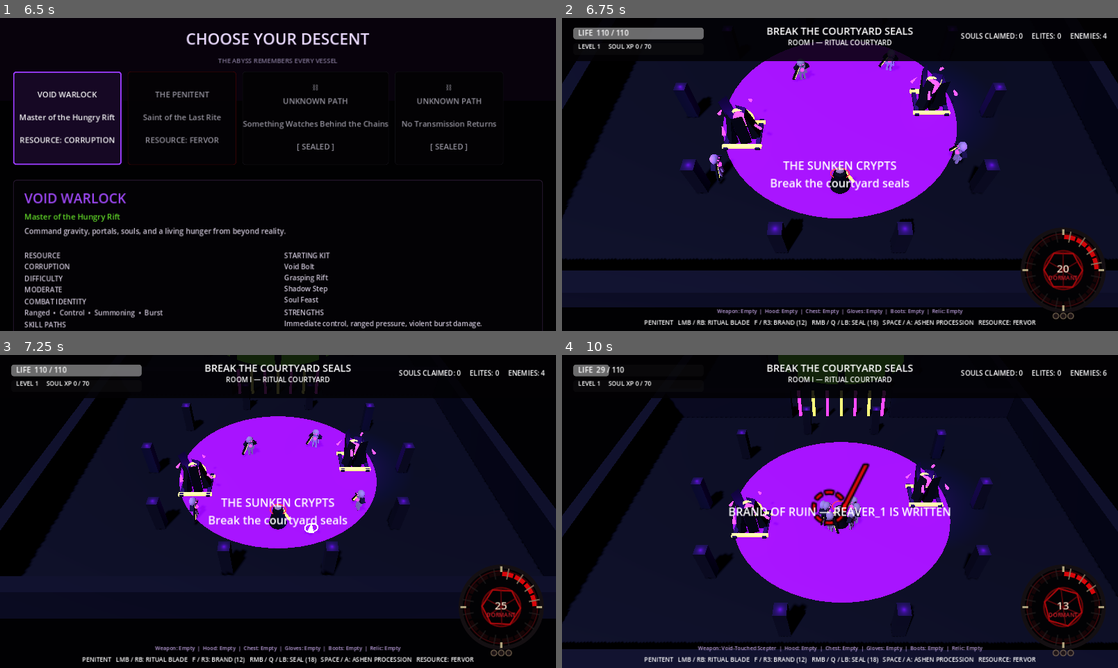
Above: before the commit, frames 1-4 (two rows, left to right).
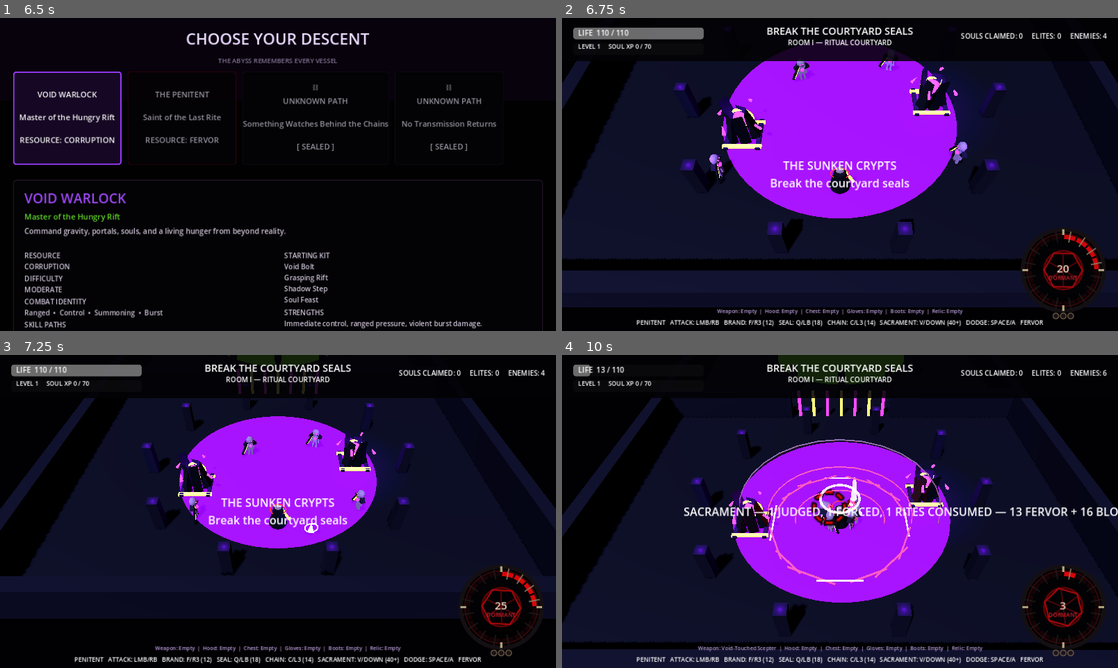
Above: after the commit, the same moments.

Repository: D3MISEarch/ABYSSFALL
Game: Godot game, scene res://main.tscn
The game is run twice, just before and just after one commit, with the same random seed, the same clock (stepped at 60 frames per second) and the same inputs.
Inputs (mouse positions are in pixels of both pictures, inside the frame that each line leads up to):
- Up to frame 1 (6.5 s): click "VOID WARLOCK Master of the Hu…" at 0.5 s; tap Enter (ui_accept) at 1.25, 1.52, 4.52 s; move the mouse to (400, 158) at 1.27 s; hold D (move_right) 1.28-2 s; tap V at 1.35, 3.05, 4.55, 6.05 s; click (400, 158) at 1.42 s; drag from (166, 190) to (250, 237) at 2.02 s; move the mouse to (333, 105) at 2.77 s; hold D (move_right) 2.78-3.5 s; tap 1 (choose_1) at 2.85 s; drag from (250, 237) to (111, 127) at 3.52 s; move the mouse to (444, 221) at 4.27 s; hold A (move_left) 4.28-5 s; tap 3 (choose_3) at 4.35 s; drag from (111, 127) to (194, 96) at 5.02 s; tap R (restart) at 5.75 s; move the mouse to (305, 174) at 5.77 s; hold S (move_back) from 5.78 s (still down); tap E (interact) at 5.85 s; click (305, 174) at 5.92 s
- Up to frame 2 (6.75 s): release S (move_back) at 6.5 s; click "THE PENITENT Saint of the Las…" at 6.5 s
- Up to frame 3 (7.25 s): no input
- Up to frame 4 (10 s): drag from (756, 433) to (728, 527) at 7.27 s; move the mouse to (962, 495) at 8.02 s; hold W (move_forward) 8.03-8.75 s; tap V at 8.1, 9.8 s; tap Enter (ui_accept) at 8.27 s; drag from (728, 527) to (812, 574) at 8.77 s; move the mouse to (895, 442) at 9.52 s; hold S (move_back) from 9.53 s (still down); tap F at 9.6 s

Frame 1 is identical in both runs. In frame 2, 0.9% of the frame differs, in the area x 13-87%, y 96-99%; in frame 3, 0.9%; in frame 4, 4.0%, in the area x 4-100%, y 3-99%.

Commit message:
Implement Penitent Sacrament ritual cashout
Adds Fervor-and-blood Sacrament payment, forced Rite completion, Rite detonation and consumption, seal collapse, boss-safe scaling, visuals, docs, and Godot 4.4.1 validation.

Diff:
--- /dev/null
+++ b/scripts/characters/penitent/sacrament_controller.gd
@@ -0,0 +1,269 @@
+extends Node
+class_name SacramentController
+
+const RULES = preload("res://scripts/characters/penitent/sacrament_rules.gd")
+const VISUAL_SCRIPT = preload("res://scripts/characters/penitent/sacrament_visual.gd")
+
+var caster: CharacterBody3D
+var cooldown_remaining := 0.0
+
+
+func bind_to(new_caster: CharacterBody3D) -> void:
+	caster = new_caster
+	process_priority = 95
+	set_process(true)
+	set_process_unhandled_input(true)
+
+
+func _process(delta: float) -> void:
+	cooldown_remaining = maxf(cooldown_remaining - delta, 0.0)
+
+
+func _unhandled_input(event: InputEvent) -> void:
+	if not is_instance_valid(caster) or not bool(caster.get("alive")) or get_tree().paused:
+		return
+	var requested_sacrament := false
+	if event is InputEventKey:
+		var key_event := event as InputEventKey
+		requested_sacrament = (
+			key_event.pressed
+			and not key_event.echo
+			and (key_event.physical_keycode == KEY_V or key_event.keycode == KEY_V)
+		)
+	elif event is InputEventJoypadButton:
+		var button_event := event as InputEventJoypadButton
+		requested_sacrament = (
+			button_event.pressed
+			and button_event.button_index == JOY_BUTTON_DPAD_DOWN
+		)
+	if not requested_sacrament:
+		return
+	_cast_sacrament()
+	get_viewport().set_input_as_handled()
+
+
+func get_snapshot() -> Dictionary:
+	return {
+		"cooldown": cooldown_remaining,
+		"cost": RULES.FERVOR_COST,
+		"radius": RULES.CAST_RADIUS,
+	}
+
+
+func _cast_sacrament() -> void:
+	if cooldown_remaining > 0.0:
+		_emit_message("SACRAMENT REFORMS IN %.1f" % cooldown_remaining)
+		return
+
+	var sigils := _get_relevant_sigils()
+	var targets := _collect_targets(sigils)
+	if targets.is_empty() and sigils.is_empty():
+		_emit_message("SACRAMENT FINDS NO RITE TO COMPLETE")
+		return
+	if not caster.has_method("quote_sacrament_cost") or not caster.has_method("commit_sacrament_cost"):
+		_emit_message("SACRAMENT HAS NO PRICE BINDING")
+		return
+
+	var quote: Dictionary = caster.quote_sacrament_cost(RULES.FERVOR_COST)
+	if not bool(quote.get("can_cast", false)):
+		_emit_message("THE BODY CANNOT SURVIVE SACRAMENT")
+		return
+	var committed: Dictionary = caster.commit_sacrament_cost(RULES.FERVOR_COST)
+	if not bool(committed.get("can_cast", false)):
+		_emit_message("SACRAMENT PAYMENT FAILED")
+		return
+
+	var health_percent_paid := int(committed.get("health_percent", 0))
+	var health_cost := int(committed.get("health_cost", 0))
+	var fervor_spent := float(committed.get("fervor_spent", 0.0))
+	var completed_rites := 0
+	for target_data in targets:
+		if int(target_data.get("mark_state", 0)) > 0:
+			completed_rites += 1
+
+	var visual := _spawn_visual(
+		RULES.get_visual_intensity(health_percent_paid, completed_rites)
+	)
+	for sigil in sigils:
+		if not is_instance_valid(sigil):
+			continue
+		if is_instance_valid(visual):
+			visual.spawn_sigil_collapse(
+				sigil.global_position,
+				float(sigil.get("radius")) if sigil.get("radius") != null else 3.4
+			)
+		if sigil.has_method("dismiss"):
+			sigil.dismiss("sacrament")
+
+	var struck_count := 0
+	var consumed_count := 0
+	var forced_count := 0
+	for target_data in targets:
+		var enemy := target_data.get("enemy") as Node3D
+		if not is_instance_valid(enemy) or not enemy.has_method("take_damage"):
+			continue
+		if enemy.get("alive") != null and not bool(enemy.get("alive")):
+			continue
+
+		var mark_state := int(target_data.get("mark_state", 0))
+		var branded := bool(target_data.get("branded", false))
+		var inside_sigil := bool(target_data.get("inside_sigil", false))
+		var boss_safe := bool(target_data.get("boss_safe", false))
+		var mark := enemy.get_node_or_null("RiteMark")
+		if RULES.should_force_complete(mark_state) and is_instance_valid(mark):
+			if mark.has_method("complete_rite"):
+				mark.complete_rite()
+				forced_count += 1
+
+		var damage := RULES.get_damage(
+			mark_state,
+			branded,
+			inside_sigil,
+			health_percent_paid,
+			boss_safe
+		)
+		enemy.take_damage(damage)
+		struck_count += 1
+		if is_instance_valid(visual):
+			visual.spawn_judgment(enemy.global_position, mark_state > 0, branded)
+
+		if mark_state > 0 and is_instance_valid(mark) and mark.has_method("consume_rite"):
+			if bool(mark.consume_rite()):
+				consumed_count += 1
+		elif mark_state <= 0 and inside_sigil:
+			_apply_partial_mark(enemy)
+
+	cooldown_remaining = RULES.COOLDOWN
+	if caster.has_method("set_combat_active"):
+		caster.set_combat_active(true)
+	_emit_sacrament_result(
+		struck_count,
+		forced_count,
+		consumed_count,
+		fervor_spent,
+		health_cost,
+		health_percent_paid
+	)
+
+
+func _collect_targets(sigils: Array[Node]) -> Array[Dictionary]:
+	var targets: Array[Dictionary] = []
+	for candidate in get_tree().get_nodes_in_group("enemies"):
+		var enemy := candidate as Node3D
+		if not is_instance_valid(enemy) or not enemy.has_method("take_damage"):
+			continue
+		if enemy.get("alive") != null and not bool(enemy.get("alive")):
+			continue
+
+		var mark_state := 0
+		var branded := false
+		var boss_safe := false
+		var mark := enemy.get_node_or_null("RiteMark")
+		if is_instance_valid(mark) and mark.has_method("get_snapshot"):
+			var snapshot: Dictionary = mark.get_snapshot()
+			mark_state = int(snapshot.get("state", 0))
+			branded = bool(snapshot.get("branded", false))
+			boss_safe = bool(snapshot.get("boss_safe", false))
+
+		var inside_sigil := _is_inside_any_sigil(enemy.global_position, sigils)
+		var in_cast_radius := RULES.is_in_cast_radius(
+			caster.global_position,
+			enemy.global_position
+		)
+		if not (in_cast_radius or inside_sigil):
+			continue
+		if not RULES.is_eligible(mark_state, inside_sigil):
+			continue
+		targets.append(
+			{
+				"enemy": enemy,
+				"mark_state": mark_state,
+				"branded": branded,
+				"inside_sigil": inside_sigil,
+				"boss_safe": boss_safe,
+			}
+		)
+	return targets
+
+
+func _get_relevant_sigils() -> Array[Node]:
+	var result: Array[Node] = []
+	if not is_instance_valid(caster):
+		return result
+	var roster = caster.get("sigil_roster")
+	if roster == null or not roster.has_method("get_active_sigils"):
+		return result
+	for candidate in roster.get_active_sigils():
+		var sigil := candidate as Node3D
+		if not is_instance_valid(sigil):
+			continue
+		var radius := float(sigil.get("radius")) if sigil.get("radius") != null else 3.4
+		if RULES.is_in_cast_radius(
+			caster.global_position,
+			sigil.global_position,
+			RULES.CAST_RADIUS + radius
+		):
+			result.append(sigil)
+	return result
+
+
+func _is_inside_any_sigil(position_value: Vector3, sigils: Array[Node]) -> bool:
+	for candidate in sigils:
+		var sigil := candidate as Node3D
+		if not is_instance_valid(sigil):
+			continue
+		var radius := float(sigil.get("radius")) if sigil.get("radius") != null else 3.4
+		var offset := position_value - sigil.global_position
+		offset.y = 0.0
+		if offset.length() <= radius:
+			return true
+	return false
+
+
+func _apply_partial_mark(enemy: Node3D) -> void:
+	if not is_instance_valid(caster) or not caster.has_method("get_or_create_rite_mark"):
+		return
+	if not is_instance_valid(enemy):
+		return
+	if enemy.get("alive") != null and not bool(enemy.get("alive")):
+		return
+	var mark = caster.get_or_create_rite_mark(enemy)
+	if is_instance_valid(mark) and mark.has_method("apply_partial"):
+		mark.apply_partial(1)
+
+
+func _spawn_visual(visual_intensity: float) -> SacramentVisual:
+	var scene_root := get_tree().current_scene
+	if not is_instance_valid(scene_root):
+		scene_root = caster.get_parent()
+	if not is_instance_valid(scene_root):
+		return null
+	var visual := VISUAL_SCRIPT.new() as SacramentVisual
+	visual.name = "SacramentVisual"
+	visual.configure(visual_intensity)
+	scene_root.add_child(visual)
+	visual.global_position = caster.global_position
+	visual.global_position.y = 0.07
+	return visual
+
+
+func _emit_sacrament_result(
+	struck_count: int,
+	forced_count: int,
+	consumed_count: int,
+	fervor_spent: float,
+	health_cost: int,
+	health_percent_paid: int
+) -> void:
+	var payment := "%d FERVOR" % int(round(fervor_spent))
+	if health_cost > 0:
+		payment += " + %d BLOOD (%d%%)" % [health_cost, health_percent_paid]
+	_emit_message(
+		"SACRAMENT — %d JUDGED, %d FORCED, %d RITES CONSUMED — %s"
+		% [struck_count, forced_count, consumed_count, payment]
+	)
+
+
+func _emit_message(text: String) -> void:
+	if is_instance_valid(caster) and caster.has_signal("ability_message"):
+		caster.emit_signal("ability_message", text)
--- /dev/null
+++ b/scripts/characters/penitent/sacrament_rules.gd
@@ -0,0 +1,63 @@
+extends RefCounted
+class_name SacramentRules
+
+const FERVOR_COST := 40.0
+const COOLDOWN := 8.0
+const CAST_RADIUS := 6.5
+const SIGIL_COLLAPSE_BONUS := 6
+const BRAND_BONUS := 8
+
+
+static func is_in_cast_radius(origin: Vector3, target: Vector3, radius: float = CAST_RADIUS) -> bool:
+	var offset := target - origin
+	offset.y = 0.0
+	return offset.length() <= maxf(radius, 0.1)
+
+
+static func is_eligible(mark_state: int, inside_active_sigil: bool) -> bool:
+	return mark_state > 0 or inside_active_sigil
+
+
+static func should_force_complete(mark_state: int) -> bool:
+	return mark_state > 0 and mark_state < 3
+
+
+static func get_damage(
+	mark_state_before_cast: int,
+	branded: bool,
+	inside_active_sigil: bool,
+	health_percent_paid: int,
+	boss_safe: bool
+) -> int:
+	var base_damage := 18
+	if mark_state_before_cast >= 3:
+		base_damage = 42
+	elif mark_state_before_cast > 0:
+		base_damage = 30
+	if branded:
+		base_damage += BRAND_BONUS
+	if inside_active_sigil:
+		base_damage += SIGIL_COLLAPSE_BONUS
+	var blood_multiplier := 1.0 + float(clampi(health_percent_paid, 0, 20)) * 0.02
+	var resolved := int(round(float(base_damage) * blood_multiplier))
+	if boss_safe:
+		resolved = int(round(float(resolved) * 0.70))
+	return maxi(resolved, 1)
+
+
+static func get_visual_intensity(health_percent_paid: int, completed_rites: int) -> float:
+	return clampf(
+		1.0 + float(clampi(health_percent_paid, 0, 20)) * 0.045 + float(maxi(completed_rites, 0)) * 0.08,
+		1.0,
+		3.2
+	)
+
+
+static func get_stagger_duration(mark_state_before_cast: int, boss_safe: bool) -> float:
+	if boss_safe:
+		return 0.10
+	if mark_state_before_cast >= 3:
+		return 0.42
+	if mark_state_before_cast > 0:
+		return 0.28
+	return 0.16
--- /dev/null
+++ b/scripts/characters/penitent/sacrament_visual.gd
@@ -0,0 +1,142 @@
+extends Node3D
+class_name SacramentVisual
+
+var intensity := 1.0
+var visual_root: Node3D
+var blood_material: StandardMaterial3D
+var venom_material: StandardMaterial3D
+var bone_material: StandardMaterial3D
+
+
+func configure(new_intensity: float = 1.0) -> void:
+	intensity = clampf(new_intensity, 1.0, 3.2)
+
+
+func _ready() -> void:
+	_build_visual()
+	var tween := create_tween()
+	tween.tween_property(visual_root, "scale", Vector3(1.18, 1.18, 1.18), 0.18).set_trans(Tween.TRANS_BACK)
+	tween.tween_property(visual_root, "scale", Vector3(0.03, 0.03, 0.03), 0.62)
+	tween.tween_callback(queue_free)
+
+
+func spawn_judgment(world_position: Vector3, complete_rite: bool, branded: bool) -> void:
+	if not is_inside_tree():
+		return
+	var root := Node3D.new()
+	root.position = to_local(world_position)
+	root.position.y = 0.08
+	add_child(root)
+
+	var beam := MeshInstance3D.new()
+	var beam_mesh := CylinderMesh.new()
+	beam_mesh.top_radius = 0.075
+	beam_mesh.bottom_radius = 0.22 if complete_rite else 0.14
+	beam_mesh.height = 2.8
+	beam.mesh = beam_mesh
+	beam.position.y = 1.35
+	beam.material_override = venom_material if complete_rite else blood_material
+	root.add_child(beam)
+
+	var ring := MeshInstance3D.new()
+	var torus := TorusMesh.new()
+	torus.inner_radius = 0.48 if branded else 0.34
+	torus.outer_radius = torus.inner_radius + 0.10
+	torus.rings = 22
+	torus.ring_segments = 7
+	ring.mesh = torus
+	ring.rotation_degrees.x = 90.0
+	ring.material_override = blood_material if branded else (venom_material if complete_rite else bone_material)
+	root.add_child(ring)
+
+	var tween := create_tween()
+	tween.tween_property(root, "scale", Vector3(1.65, 1.25, 1.65), 0.22)
+	tween.tween_property(root, "scale", Vector3(0.04, 0.04, 0.04), 0.24)
+	tween.tween_callback(root.queue_free)
+
+
+func spawn_sigil_collapse(world_position: Vector3, radius: float) -> void:
+	if not is_inside_tree():
+		return
+	var ring := MeshInstance3D.new()
+	var torus := TorusMesh.new()
+	var safe_radius := maxf(radius, 0.5)
+	torus.inner_radius = safe_radius * 0.78
+	torus.outer_radius = safe_radius * 0.84
+	torus.rings = 28
+	torus.ring_segments = 7
+	ring.mesh = torus
+	ring.position = to_local(world_position)
+	ring.position.y = 0.10
+	ring.rotation_degrees.x = 90.0
+	ring.material_override = venom_material
+	add_child(ring)
+	var tween := create_tween()
+	tween.tween_property(ring, "scale", Vector3(1.22, 1.22, 1.22), 0.18)
+	tween.tween_property(ring, "scale", Vector3(0.03, 0.03, 0.03), 0.28)
+	tween.tween_callback(ring.queue_free)
+
+
+func _build_visual() -> void:
+	visual_root = Node3D.new()
+	visual_root.name = "SacramentCathedral"
+	add_child(visual_root)
+
+	blood_material = _material(Color(0.92, 0.018, 0.035), true, 0.94)
+	venom_material = _material(Color(0.28, 0.88, 0.055), true, 0.90)
+	bone_material = _material(Color(0.72, 0.66, 0.52), false, 0.88)
+
+	for ratio in [0.42, 0.68, 0.94]:
+		var ring := MeshInstance3D.new()
+		var torus := TorusMesh.new()
+		torus.inner_radius = 6.5 * float(ratio)
+		torus.outer_radius = torus.inner_radius + 0.07
+		torus.rings = 36
+		torus.ring_segments = 7
+		ring.mesh = torus
+		ring.rotation_degrees.x = 90.0
+		ring.position.y = 0.06 + float(ratio) * 0.03
+		ring.material_override = blood_material if float(ratio) < 0.9 else bone_material
+		visual_root.add_child(ring)
+
+	for index in range(16):
+		var angle := TAU * float(index) / 16.0
+		var pillar := MeshInstance3D.new()
+		var pillar_mesh := BoxMesh.new()
+		pillar_mesh.size = Vector3(0.10, 0.055, 2.2 + float(index % 3) * 0.35)
+		pillar.mesh = pillar_mesh
+		pillar.position = Vector3(cos(angle) * 4.15, 0.10, sin(angle) * 4.15)
+		pillar.rotation_degrees.y = -rad_to_deg(angle)
+		pillar.material_override = venom_material if index % 4 == 0 else blood_material
+		visual_root.add_child(pillar)
+
+	var halo := MeshInstance3D.new()
+	var halo_mesh := TorusMesh.new()
+	halo_mesh.inner_radius = 1.05
+	halo_mesh.outer_radius = 1.20
+	halo.mesh = halo_mesh
+	halo.position = Vector3(0.0, 2.2, 0.0)
+	halo.material_override = venom_material
+	visual_root.add_child(halo)
+
+	var light := OmniLight3D.new()
+	light.position = Vector3(0.0, 1.0, 0.0)
+	light.light_color = Color(0.90, 0.02, 0.04)
+	light.light_energy = 4.0 * intensity
+	light.omni_range = 9.0
+	visual_root.add_child(light)
+
+
+func _material(color: Color, glowing: bool, alpha: float = 1.0) -> StandardMaterial3D:
+	var material := StandardMaterial3D.new()
+	var resolved := color
+	resolved.a = clampf(alpha, 0.0, 1.0)
+	material.albedo_color = resolved
+	material.roughness = 0.76
+	if alpha < 1.0:
+		material.transparency = BaseMaterial3D.TRANSPARENCY_ALPHA
+	if glowing:
+		material.emission_enabled = true
+		material.emission = color * 2.8
+		material.emission_energy_multiplier = 3.0 * intensity
+	return material
--- a/scripts/characters/penitent/sigil_roster.gd
+++ b/scripts/characters/penitent/sigil_roster.gd
@@ -44,6 +44,11 @@
 	return removed
 
 
+func get_active_sigils() -> Array[Node]:
+	_prune_invalid()
+	return active_sigils.duplicate()
+
+
 func get_snapshot() -> Dictionary:
 	_prune_invalid()
 	return {
--- a/scripts/characters/penitent_playable.gd
+++ b/scripts/characters/penitent_playable.gd
@@ -3,9 +3,11 @@
 
 const MARTYRS_CHAIN_CONTROLLER_SCRIPT = preload("res://scripts/characters/penitent/martyrs_chain_controller.gd")
 const ASHEN_PROCESSION_CONTROLLER_SCRIPT = preload("res://scripts/characters/penitent/ashen_procession_controller.gd")
+const SACRAMENT_CONTROLLER_SCRIPT = preload("res://scripts/characters/penitent/sacrament_controller.gd")
 
 var martyrs_chain_controller: MartyrsChainController
 var ashen_procession_controller: AshenProcessionController
+var sacrament_controller: SacramentController
 
 
 func _ready() -> void:
@@ -19,3 +21,8 @@
 	ashen_procession_controller.name = "AshenProcessionController"
 	add_child(ashen_procession_controller)
 	ashen_procession_controller.bind_to(self)
+
+	sacrament_controller = SACRAMENT_CONTROLLER_SCRIPT.new() as SacramentController
+	sacrament_controller.name = "SacramentController"
+	add_child(sacrament_controller)
+	sacrament_controller.bind_to(self)
--- a/scripts/core/character_factory.gd
+++ b/scripts/core/character_factory.gd
@@ -46,7 +46,7 @@
 		"tags": ["Hybrid", "Setup", "Area Control", "Risk/Reward"],
 		"difficulty": "High",
 		"skill_branches": ["Brands", "Circles", "Sacrifice"],
-		"abilities": ["Ritual Blade", "Brand of Ruin", "Seal of Binding", "Martyr's Chain", "Ashen Procession"],
+		"abilities": ["Ritual Blade", "Brand of Ruin", "Seal of Binding", "Martyr's Chain", "Ashen Procession", "Sacrament"],
 		"fantasy": "Carve laws into flesh and force reality to obey the completed rite.",
 		"strengths": "Explosive ritual networks, battlefield control, chain reactions.",
 		"risks": "Requires setup and may pay for power with blood.",
--- a/scripts/multiclass_main.gd
+++ b/scripts/multiclass_main.gd
@@ -221,7 +221,7 @@
 		if selected_class_id == "void_warlock":
 			menu_hint_label.text = "I / Y: INVENTORY   T / X: SKILL TREE   E / B: INTERACT   LMB / RB: VOID BOLT   RMB / Q / LB: RIFT   SPACE / A: SHADOW STEP"
 		else:
-			menu_hint_label.text = "PENITENT   LMB / RB: RITUAL BLADE   F / R3: BRAND (12)   RMB / Q / LB: SEAL (18)   SPACE / A: ASHEN PROCESSION   RESOURCE: %s" % resource_name.to_upper()
+			menu_hint_label.text = "PENITENT   ATTACK: LMB/RB   BRAND: F/R3 (12)   SEAL: Q/LB (18)   CHAIN: C/L3 (14)   SACRAMENT: V/DOWN (40+)   DODGE: SPACE/A   %s" % resource_name.to_upper()
 
 
 func _install_penitent_resource_hud() -> void:
--- /dev/null
+++ b/tests/test_sacrament.gd
@@ -0,0 +1,124 @@
+extends SceneTree
+
+const RULES = preload("res://scripts/characters/penitent/sacrament_rules.gd")
+
+var failures := 0
+
+
+func _init() -> void:
+	call_deferred("_run_tests")
+
+
+func _run_tests() -> void:
+	_test_cast_radius()
+	_test_eligibility()
+	_test_forced_completion_rules()
+	_test_damage_profiles()
+	_test_blood_scaling_and_boss_safety()
+	_test_visual_intensity_cap()
+	_test_stagger_profiles()
+
+	if failures > 0:
+		printerr("Sacrament tests failed: %d" % failures)
+		quit(1)
+		return
+	print("Sacrament tests passed.")
+	quit(0)
+
+
+func _test_cast_radius() -> void:
+	_assert_true(
+		RULES.is_in_cast_radius(Vector3.ZERO, Vector3(6.4, 20.0, 0.0)),
+		"Vertical offset does not break Sacrament radius"
+	)
+	_assert_true(
+		not RULES.is_in_cast_radius(Vector3.ZERO, Vector3(6.6, 0.0, 0.0)),
+		"Target outside Sacrament radius is rejected"
+	)
+
+
+func _test_eligibility() -> void:
+	_assert_true(RULES.is_eligible(1, false), "A partial Rite is eligible")
+	_assert_true(RULES.is_eligible(3, false), "A Complete Rite is eligible")
+	_assert_true(RULES.is_eligible(0, true), "An unmarked enemy inside a seal is eligible")
+	_assert_true(not RULES.is_eligible(0, false), "An unmarked unsealed enemy is ignored")
+
+
+func _test_forced_completion_rules() -> void:
+	_assert_true(not RULES.should_force_complete(0), "Empty mark is not force-completed")
+	_assert_true(RULES.should_force_complete(1), "Partial I is force-completed")
+	_assert_true(RULES.should_force_complete(2), "Partial II is force-completed")
+	_assert_true(not RULES.should_force_complete(3), "Complete Rite is already complete")
+
+
+func _test_damage_profiles() -> void:
+	_assert_equal(
+		RULES.get_damage(0, false, false, 0, false),
+		18,
+		"Unmarked target receives base Sacrament damage"
+	)
+	_assert_equal(
+		RULES.get_damage(1, false, false, 0, false),
+		30,
+		"Partial Rite receives forced-completion damage"
+	)
+	_assert_equal(
+		RULES.get_damage(3, false, false, 0, false),
+		42,
+		"Complete Rite receives detonation damage"
+	)
+	_assert_equal(
+		RULES.get_damage(3, true, true, 0, false),
+		56,
+		"Brand and collapsed seal bonuses stack once"
+	)
+
+
+func _test_blood_scaling_and_boss_safety() -> void:
+	_assert_equal(
+		RULES.get_damage(3, true, true, 10, false),
+		67,
+		"Ten percent blood payment amplifies judgment"
+	)
+	_assert_equal(
+		RULES.get_damage(3, true, true, 10, true),
+		47,
+		"Boss-safe reduction applies after blood scaling"
+	)
+	_assert_equal(
+		RULES.get_damage(3, true, true, 99, false),
+		78,
+		"Blood multiplier caps at twenty percent"
+	)
+
+
+func _test_visual_intensity_cap() -> void:
+	_assert_float(RULES.get_visual_intensity(0, 0), 1.0, "Empty visual begins at base intensity")
+	_assert_float(RULES.get_visual_intensity(99, 99), 3.2, "Cathedral visual intensity is capped")
+
+
+func _test_stagger_profiles() -> void:
+	_assert_float(RULES.get_stagger_duration(0, false), 0.16, "Unmarked sealed target gets a short stagger")
+	_assert_float(RULES.get_stagger_duration(3, false), 0.42, "Complete Rite gets the longest normal stagger")
+	_assert_float(RULES.get_stagger_duration(3, true), 0.10, "Boss stagger remains brief")
+
+
+func _assert_true(condition: bool, label: String) -> void:
+	if condition:
+		return
+	failures += 1
+	printerr("FAIL: %s" % label)
+
+
+func _assert_equal(actual, expected, label: String) -> void:
+	if actual == expected:
+		return
+	failures += 1
+	printerr("FAIL: %s — expected %s, got %s" % [label, str(expected), str(actual)])
+
+
+func _assert_float(actual: float, expected: float, label: String) -> void:
+	if is_equal_approx(actual, expected):
+		return
+	failures += 1
+	printerr("FAIL: %s — expected %.3f, got %.3f" % [label, expected, actual])
Not shown, changed: .github/workflows/godot-hotfix3-validation.yml
Not shown, changed: docs/PENITENT_PLAYTEST.md
